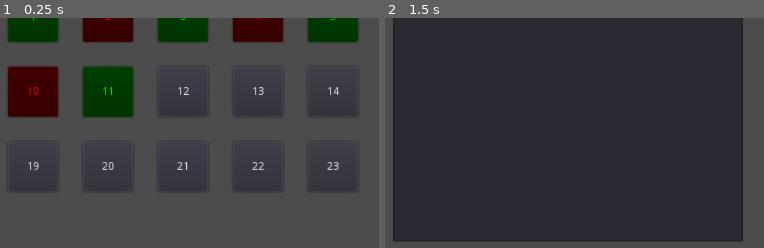
Above: before the commit, frames 1-2 (left to right).
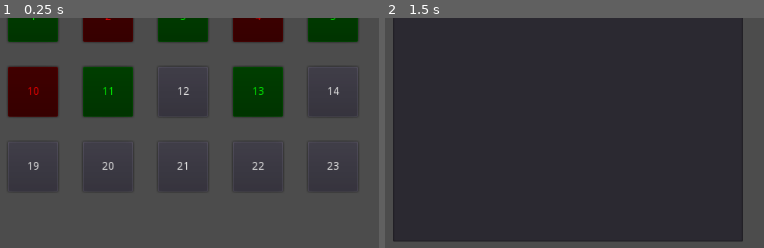
Above: after the commit, the same moments.

Repository: FailedCode/adventofcode-2021
Game: Godot game, scene res://Scenes/MainScene.tscn
Two runs of this game, one before a commit and one after it. Both use one fixed random seed, a clock stepped at 60 frames per second and the inputs below.
Inputs (mouse positions are % of the whole screen's width and height, from its top left):
- Up to frame 1 (0.25 s): no input
- Up to frame 2 (1.5 s): click "1" at 0.5 s; click (8, 91) at 1.27 s; type "12" at 1.35 s
The pictures show only the part of the screen within x 0-50%, y 15-65%; the shares and areas given below are measured in that part.

The runs differ from the first frame. In frame 1, 2.9% of the frame differs, in the area x 61-75%, y 21-44%; in frame 2, nothing differs.

Commit message:
Day 13, part 1

Diff:
--- a/Days/AbstractDay.gd
+++ b/Days/AbstractDay.gd
@@ -40,8 +40,10 @@
 	return "not implemented yet"
 
 func getInputAsLines() -> Array:
-	var lines = puzzleInput.text.split("\n", false)
-	return lines
+	return puzzleInput.text.split("\n", false)
+
+func getInputAsLinesRaw() -> Array:
+	return puzzleInput.text.split("\n")
 
 func fetchInput():
 	var inputFile = File.new()
--- /dev/null
+++ b/Days/Day13.gd
@@ -0,0 +1,99 @@
+extends AbstractDay
+
+func getTitle() -> String:
+	return "Day 13: Transparent Origami"
+
+func getInput():
+	var lines = getInputAsLinesRaw()
+	var points = []
+	var pointRegex = RegEx.new()
+	pointRegex.compile("(\\d+),(\\d+)")
+	var i = 0
+	for line in lines:
+		if line == "":
+			break;
+		var result = pointRegex.search(line)
+		points.append({
+			"x": int(result.get_string(1)),
+			"y": int(result.get_string(2)),
+		})
+		i += 1
+
+	var folds = []
+	var foldRegex = RegEx.new()
+	foldRegex.compile("fold along (y|x)=(\\d+)")
+	for j in range(i+1, lines.size()):
+		var result = foldRegex.search(lines[j])
+		folds.append({
+			"dir": result.get_string(1),
+			"value": int(result.get_string(2)),
+		})
+
+	return {"points": points, "folds": folds}
+
+func calculatePart1() -> String:
+	var tmp = getInput()
+	var map = buidlMap(tmp["points"])
+	var folds = tmp["folds"]
+	map = foldMap(map, folds[0])
+	return countPointsOnMap(map)
+
+func foldMap(map, fold):
+	if fold["dir"] == "x": return foldMapLeft(map, fold["value"])
+	elif fold["dir"] == "y": return foldMapUp(map, fold["value"])
+
+func foldMapLeft(map, newWidth):
+	var newHeight = map.size()
+	var newMap = Utility.fill_array2d(newWidth, newHeight)
+	copyMap(map, newMap)
+	for y in range(0, map.size()):
+		var newX = 0
+		for x in range(map[y].size() -1, newWidth, -1):
+			newMap[y][newX] += map[y][x]
+			newX += 1
+	return newMap
+
+func foldMapUp(map, newHeight):
+	var newWidth = map[0].size()
+	var newMap = Utility.fill_array2d(newWidth, newHeight)
+	copyMap(map, newMap)
+	var newY = 0
+	for y in range(map.size() -1, newHeight, -1):
+		for x in range(0, map[y].size()):
+			newMap[newY][x] += map[y][x]
+		newY += 1
+	return newMap
+
+func copyMap(map, newMap):
+	for y in range(0, newMap.size()):
+		for x in range(0, newMap[y].size()):
+			newMap[y][x] = map[y][x]
+
+func buidlMap(points) -> Array:
+	var minMax = getMinMax(points)
+	var map = Utility.fill_array2d(minMax["maxX"]+1, minMax["maxY"]+1)
+	for point in points:
+		map[point["y"]][point["x"]] = 1
+	return map
+
+func getMinMax(points):
+	var minMax = {
+		"minX": points[0]["x"],
+		"maxX": points[0]["x"],
+		"minY": points[0]["y"],
+		"maxY": points[0]["y"]
+	}
+	for point in points:
+		if minMax["minX"] > point["x"]: minMax["minX"] = point["x"]
+		if minMax["minY"] > point["y"]: minMax["minY"] = point["y"]
+		if minMax["maxX"] < point["x"]: minMax["maxX"] = point["x"]
+		if minMax["maxY"] < point["y"]: minMax["maxY"] = point["y"]
+	return minMax
+
+func countPointsOnMap(map):
+	var count = 0
+	for row in map:
+		for col in row:
+			if col > 0:
+				count += 1
+	return count
--- a/Days/Day5.gd
+++ b/Days/Day5.gd
@@ -21,7 +21,7 @@
 func calculatePart1():
 	var lines = getInput()
 	var minMax = getMinMax(lines)
-	var map = Utility.fill_array2d(minMax["maxX"], minMax["maxY"])
+	var map = Utility.fill_array2d(minMax["maxX"]+1, minMax["maxY"]+1)
 	for line in lines:
 		if line["x1"] == line["x2"]:
 			for i in range(min(line["y1"], line["y2"]), max(line["y1"], line["y2"]) + 1):
--- a/Utility.gd
+++ b/Utility.gd
@@ -54,9 +54,9 @@
 
 func fill_array2d(width, height, value = 0) -> Array:
 	var array = []
-	for _y in range(0, height + 1):
+	for _y in range(0, height):
 		var row = []
-		for _x in range(0, width + 1):
+		for _x in range(0, width):
 			row.append(value)
 		array.append(row)
 	return array
